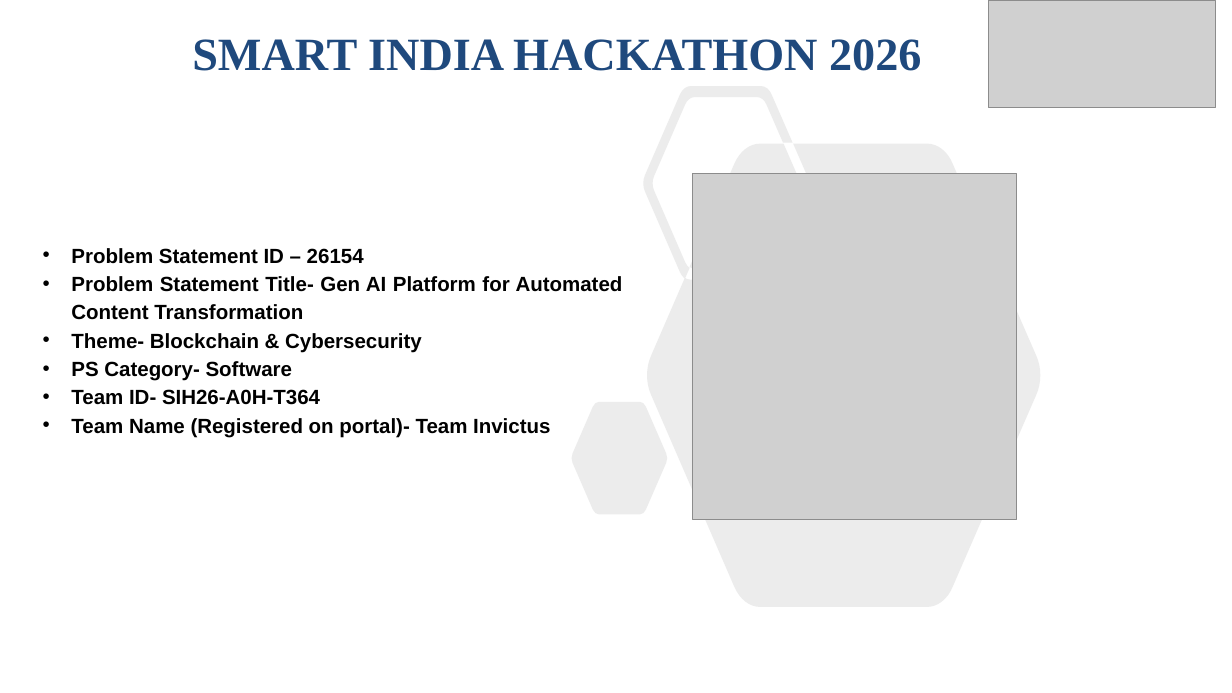
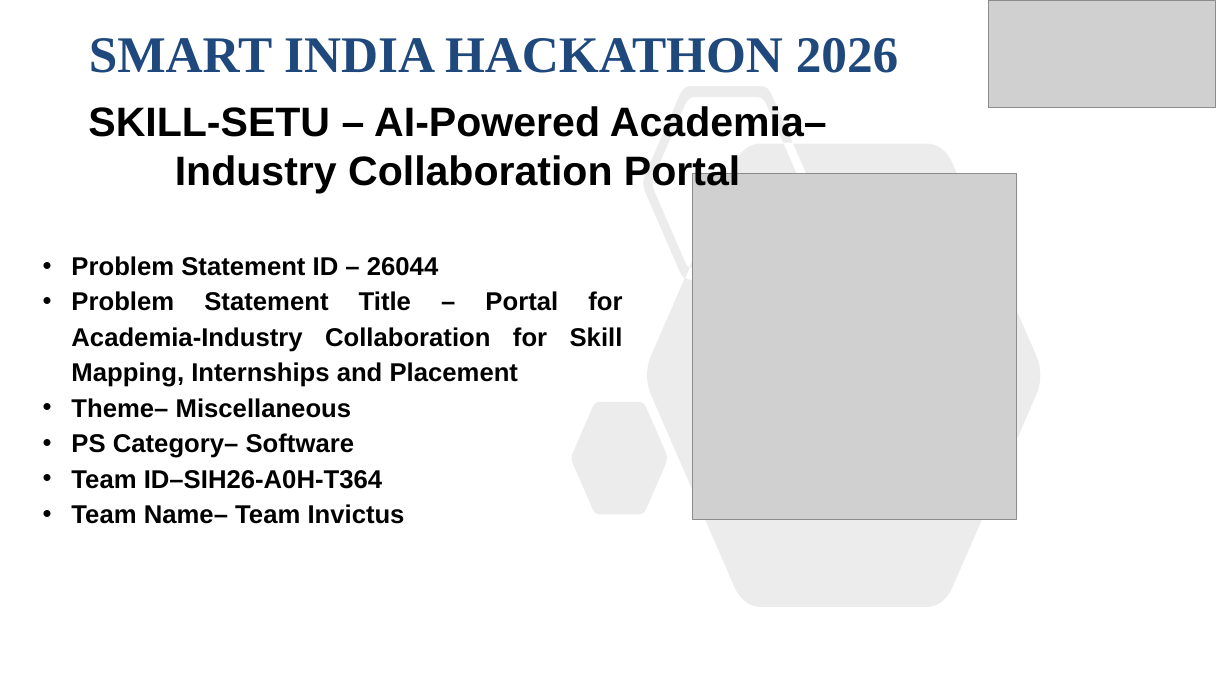
Before and after one commit to NehaD-2896/SIH26-A0H-T364, a slide deck: slide 1 of share/SIH26-A0H-T364_Presentation.pptx. Drawn at 1232x693 pixels with LibreOffice and Linux fonts; fonts in the diff are those of the drawing; grey boxes stand for pictures. Boxes give left, top, right and bottom in pixels: in the first picture for what was removed or moved away, otherwise in the second. Text is boxed around its words. In the diff, an @@ line names an element or a change of style, - is before the commit and + after.

```diff
--- a/share/SIH26-A0H-T364_Presentation.pptx
+++ b/share/SIH26-A0H-T364_Presentation.pptx
@@ title "SMART INDIA HACKATHON 2026": place and size @@
-title "SMART INDIA HACKATHON 2026" at bbox=[192, 39, 921, 71]
+title "SMART INDIA HACKATHON 2026" at bbox=[89, 38, 899, 73]
@@ title "SMART INDIA HACKATHON 2026" at bbox=[89, 38, 899, 73]: size 36 to 40 pt @@
@@ subtitle added at bbox=[88, 106, 827, 193], 32 pt, text #000000, bold @@
+SKILL-SETU – AI-Powered Academia–Industry Collaboration Portal
@@ text at bbox=[71, 256, 623, 524]: text changed; size 16 to 20 pt @@
-• Problem Statement ID – 26154
-• Problem Statement Title- Gen AI Platform for Automated Content Transformation
-• Theme- Blockchain & Cybersecurity
-• PS Category- Software
-• Team ID- SIH26-A0H-T364
-• Team Name (Registered on portal)- Team Invictus
+• Problem Statement ID – 26044
+• Problem Statement Title – Portal for Academia-Industry Collaboration for Skill Mapping, Internships and Placement
+• Theme– Miscellaneous
+• PS Category– Software
+• Team ID–SIH26-A0H-T364
+• Team Name– Team Invictus
```
Also in this commit, not shown: 1 other slide changed, 4 slides added, 4 slides removed.
